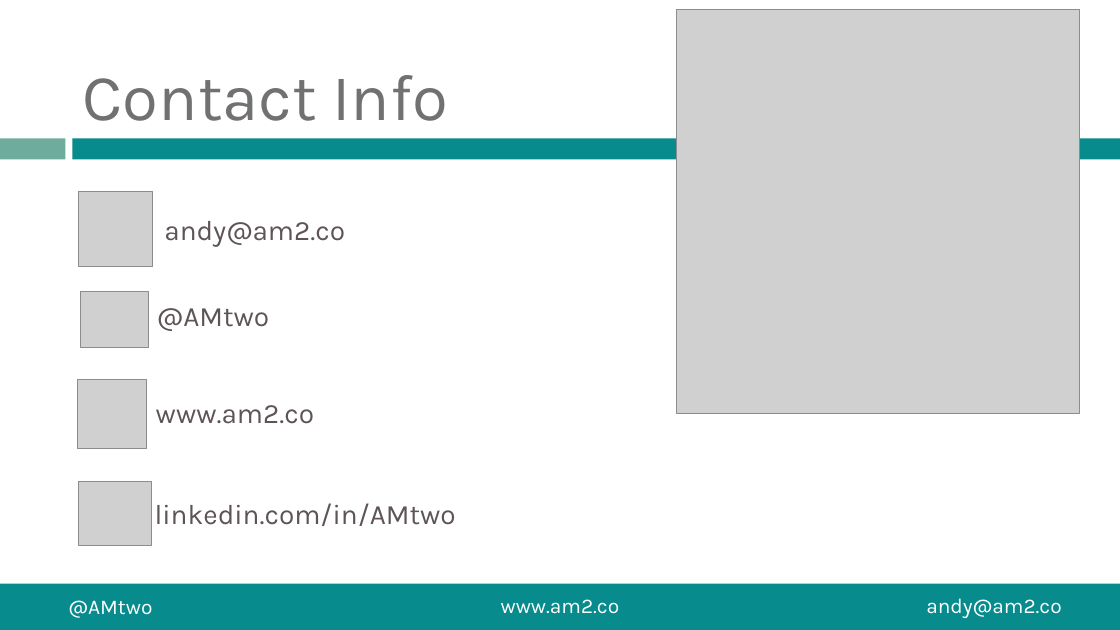
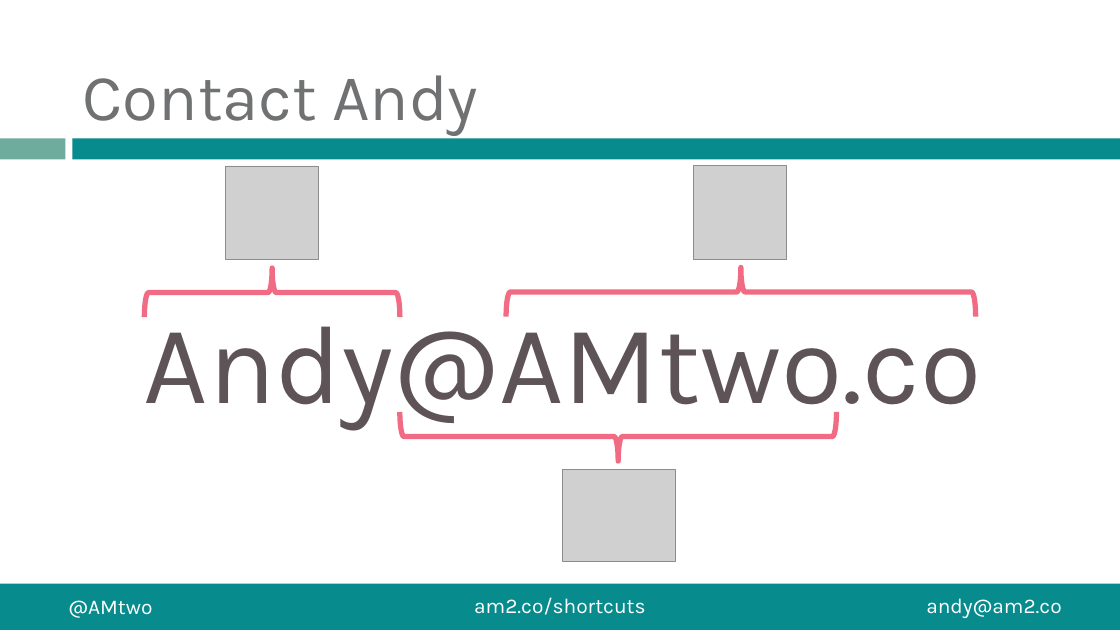
Before and after one commit to amtwo/Presentations, a slide deck: slide 4 of Demystifying-Data-Compression/Data_Compression.pptx (slide 10 before the commit). Drawn at 1120x630 pixels with LibreOffice and Linux fonts; fonts in the diff are those of the drawing; grey boxes stand for pictures. Boxes give left, top, right and bottom in pixels: in the first picture for what was removed or moved away, otherwise in the second. Text is boxed around its words. In the diff, an @@ line names an element or a change of style, - is before the commit and + after.

```diff
--- a/Demystifying-Data-Compression/Data_Compression.pptx
+++ b/Demystifying-Data-Compression/Data_Compression.pptx
@@ title at <box>83,75,478,136</box>: text changed @@
-Contact Info
+Contact Andy
@@ picture: place and size @@
-picture at <box>676,9,1081,413</box>
+picture at <box>225,166,318,260</box>
@@ picture: place and size @@
-picture at <box>77,380,146,449</box>
+picture at <box>693,166,786,259</box>
@@ group removed at <box>78,192,456,546</box>: 3 texts, 2 pictures @@
-@AMtwo
-www.am2.co
-linkedin.com/in/AMtwo
@@ left brace added at <box>145,268,400,317</box>, outline #F16B84 4.5 pt @@
@@ left brace added at <box>506,268,976,316</box>, outline #F16B84 4.5 pt @@
@@ text at <box>144,302,982,430</box>: text changed; size 24 to 96 pt @@
-andy@am2.co
+Andy@AMtwo.co
@@ left brace added at <box>400,413,837,461</box>, outline #F16B84 4.5 pt @@
@@ picture: place and size @@
-picture at <box>81,292,149,347</box>
+picture at <box>563,470,676,561</box>
@@ text at <box>474,597,645,615</box>: text changed @@
-www.am2.co
+am2.co/shortcuts
```
Also in this commit, not shown: 3 other slides changed, 7 other files.
